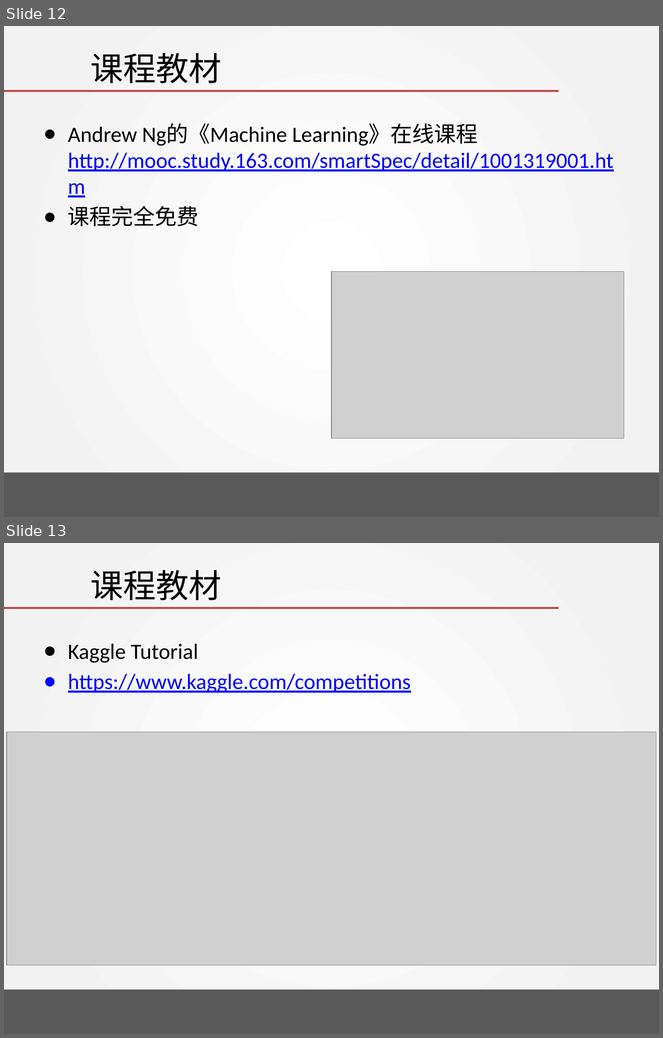
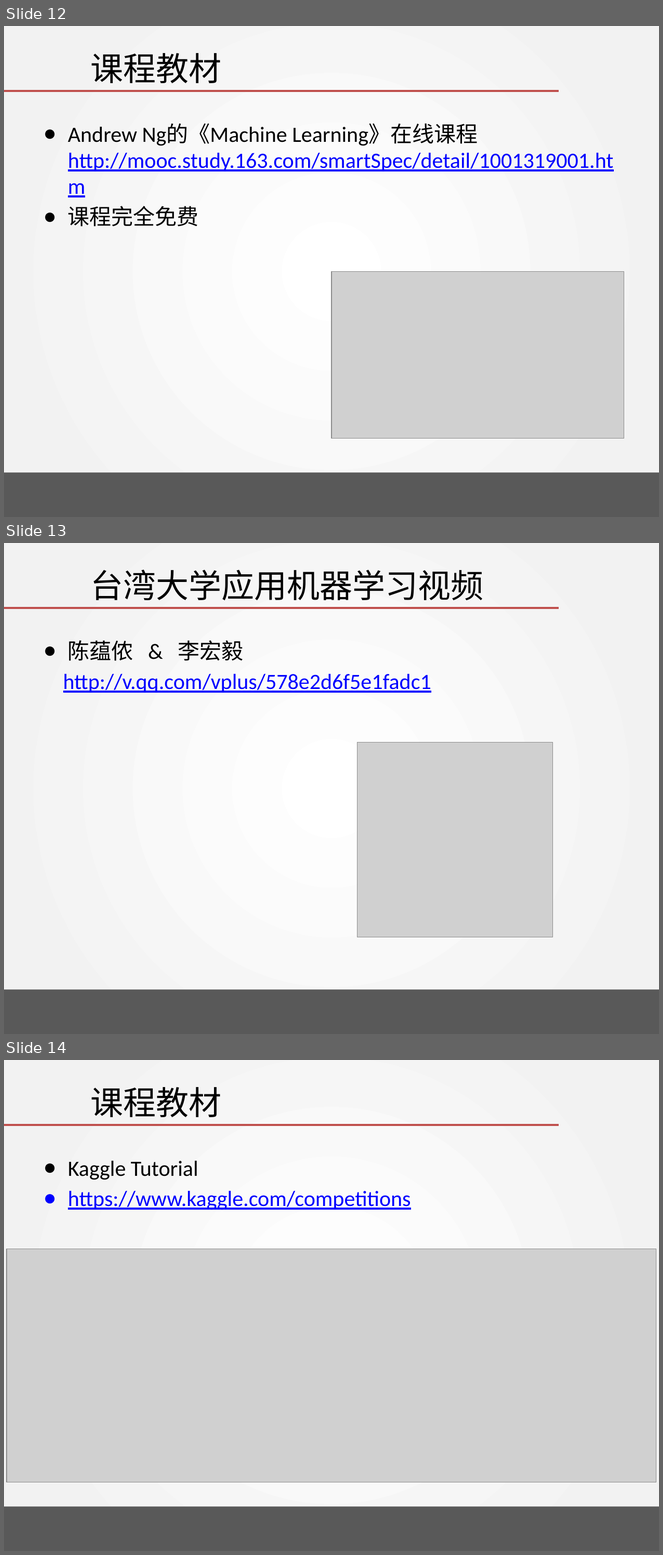
Before and after one commit to DavidPeng11/Artificial_Intelligence_2018, a slide deck: chapter 01 - Linear regression with one variable/Aritificial_Intelligence.pptx. Shown one above the other, each under a label of ours: slides 12 and 13 before the commit, slides 12, 13 and 14 after it. The pictures are 663x1038 and 663x1555 pixels, drawn with LibreOffice and Linux fonts; fonts in the diff are those of the drawing; grey boxes stand for pictures; background and template pictures are left out. Boxes give left, top, right and bottom in pixels: in the first picture for what was removed or moved away, otherwise in the second. Text is boxed around its words. In the diff, an @@ line names an element or a change of style, - is before the commit and + after.

```diff
--- a/chapter 01 - Linear regression with one variable/Aritificial_Intelligence.pptx
+++ b/chapter 01 - Linear regression with one variable/Aritificial_Intelligence.pptx
@@ slide 13 added at <box>4,543,659,1034</box>, background gradient #FFFFFF to #F2F2F2; not listed: 2 template elements that a slide beside it also shows @@
@@ title added at <box>90,570,483,601</box>, 36 pt, text #000000 @@
+台湾大学应用机器学习视频
@@ text added at <box>63,640,431,693</box>, 24 pt, text #0000FF, underline @@
+● 陈蕴侬 & 李宏毅
+http://v.qq.com/vplus/578e2d6f5e1fadc1
@@ picture added at <box>357,742,553,938</box> @@
@@ what was slide 13 is now slide 14 @@
```
Also in this commit, not shown: 4 slides changed, 2 other files.
